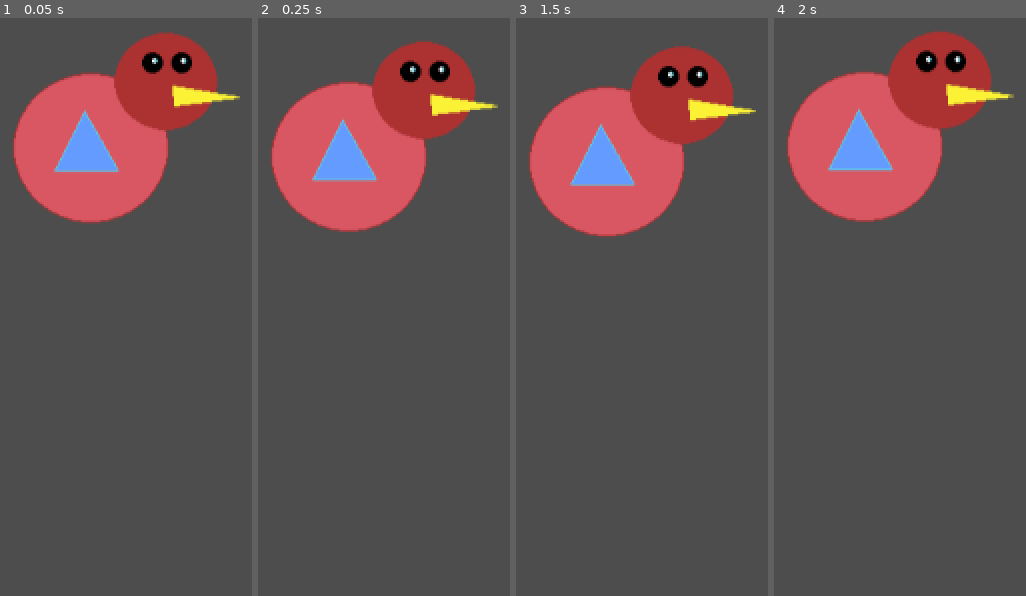
Above: before the commit, frames 1-4 (left to right).
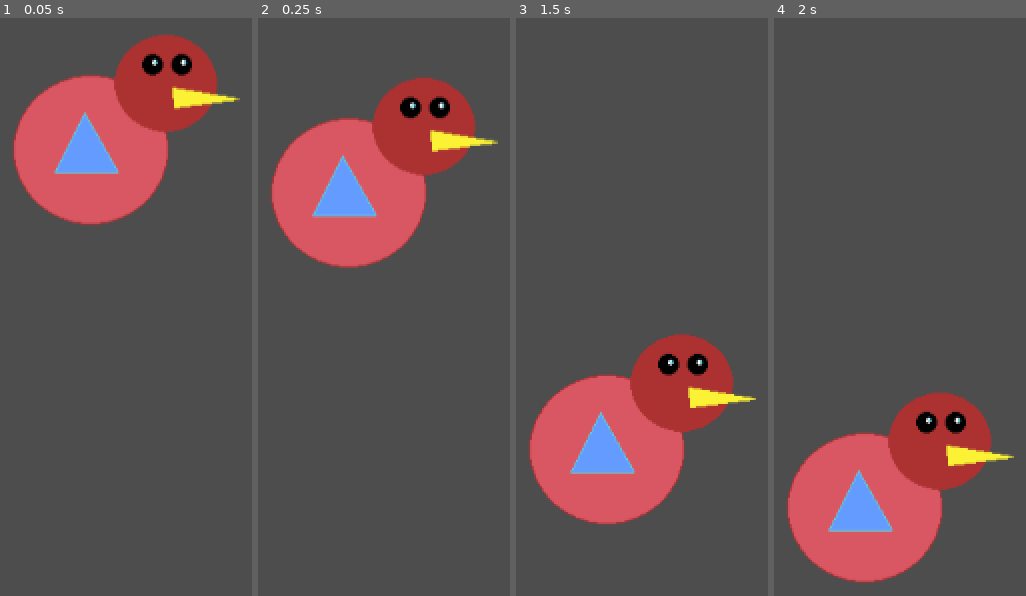
Above: after the commit, the same moments.

Repository: JRSiwiecki/20-game-challenge
Game: Godot game, scene res://scenes/game.tscn
Two runs of this game, one before a commit and one after it. Both use one fixed random seed, a clock stepped at 60 frames per second and the inputs below.
Inputs:
- Up to frame 1 (0.05 s): no input
- Up to frame 2 (0.25 s): no input
- Up to frame 3 (1.5 s): tap Space (fly) at 0.6, 1.35 s
- Up to frame 4 (2 s): no input

The runs differ from the first frame. In frame 1, 2.2% of the frame differs, in the area x 5-96%, y 2-36%; in frame 2, 15%; in frame 3, 34%; in frame 4, 34%, in the area x 4-96%, y 2-98%.

Commit message:
Fine tune gravity + jump values

Diff:
--- a/1. Flappy Bird/scripts/Bird.gd
+++ b/1. Flappy Bird/scripts/Bird.gd
@@ -1,8 +1,8 @@
 extends CharacterBody2D
 
 @export var bird_speed: float = 10.0
-@export var jump_height: float = -100.0
-@export var gravity: float = 200.0
+@export var jump_height: float = -300.0
+@export var gravity: float = 980.0
 
 func _physics_process(delta: float) -> void:
 	velocity.x = bird_speed
